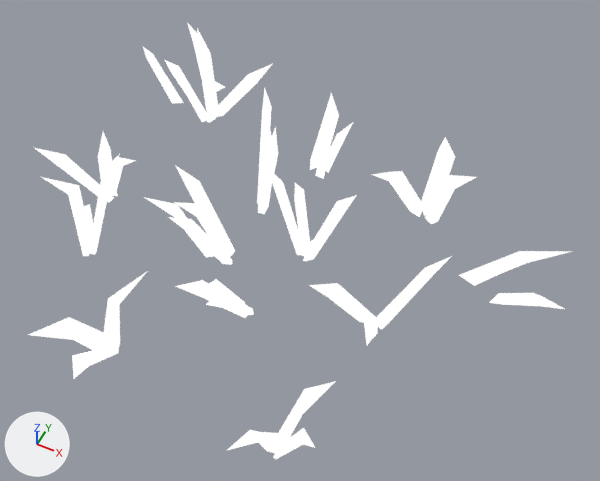
An edit to the glTF model public/siege/scifi/dark_SM_Plant_Grass_Patch_01.gltf, drawn before and after from the same camera.
One viewpoint serves both versions: a 50 mm camera at (1.48, -2.66, 3.57) aimed at (0.17, -0.04, 0.29). The axes (+X, +Y, +Z) are drawn at lower left. The lights are the same throughout. The older version comes first. Where no turn or scale is listed for an object, it has been applied to the vertices.

In view in the first picture: 'SM_Plant_Grass_Patch_01'.
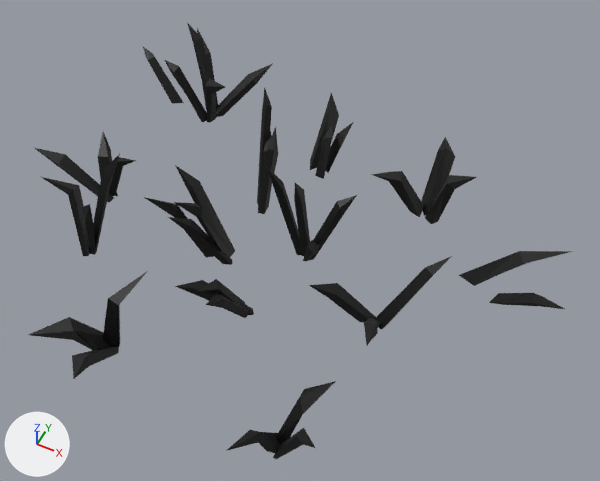
What the commit changed:
In material 'MAT_01A' (mat_mat_01a), emission_strength is no longer 1.0.

Pixel boxes (x1, y1, x2, y2) of what changed, in the pictures (600 x 481 px):
'SM_Plant_Grass_Patch_01', surface changed
    both: (28, 23, 573, 459)
